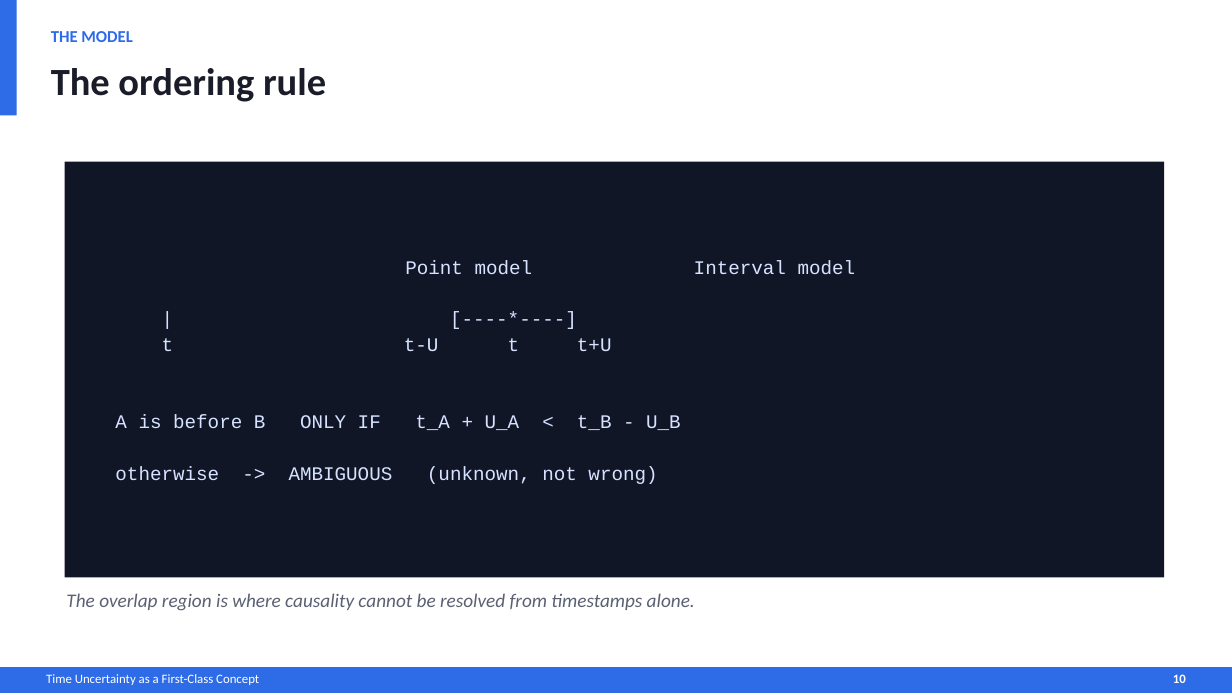
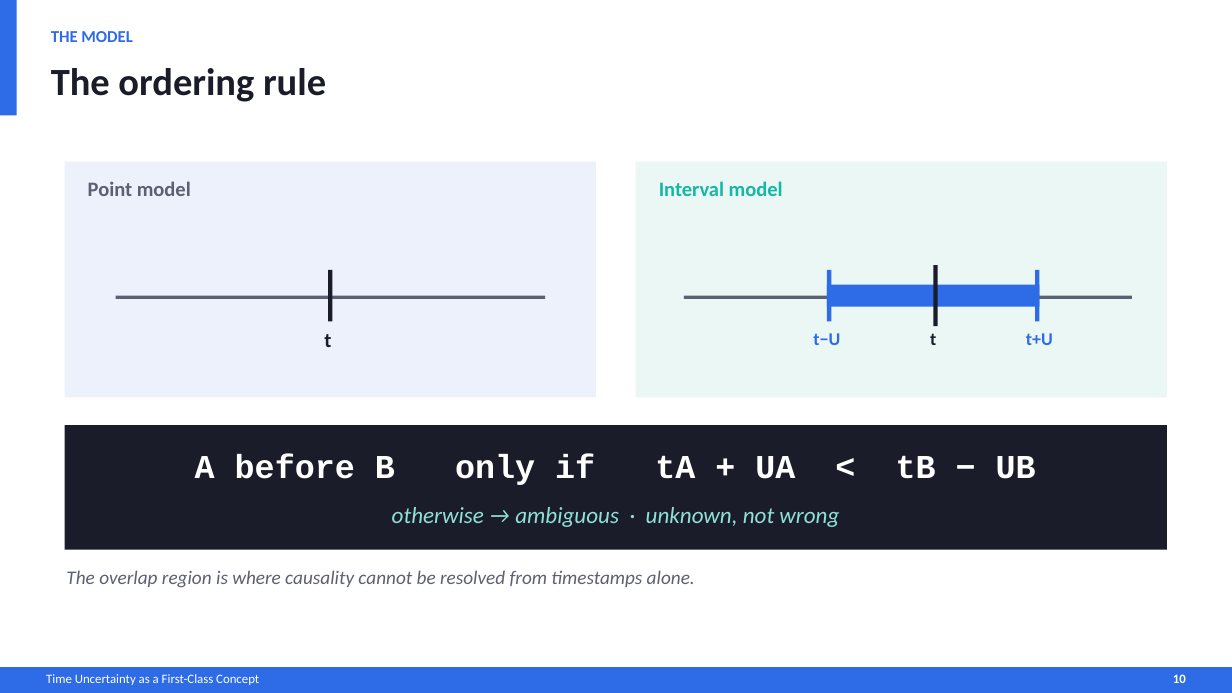
Before and after one commit to MaciekMachni/netdev-0x1a-talk, a slide deck: slide 10 of time-uncertainty-error-bar.pptx. Drawn at 1232x693 pixels with LibreOffice and Linux fonts; fonts in the diff are those of the drawing. Boxes give left, top, right and bottom in pixels: in the first picture for what was removed or moved away, otherwise in the second. Text is boxed around its words. In the diff, an @@ line names an element or a change of style, - is before the commit and + after.

```diff
--- a/time-uncertainty-error-bar.pptx
+++ b/time-uncertainty-error-bar.pptx
@@ rectangle removed at [65, 162, 1165, 578] @@
-Point model Interval model
-| [----*----]
-t t-U t t+U
-A is before B ONLY IF t_A + U_A < t_B - U_B
-otherwise -> AMBIGUOUS (unknown, not wrong)
@@ rectangle added at [65, 162, 596, 397], fill #EDF1FB @@
@@ rectangle added at [636, 162, 1167, 397], fill #EAF7F5 @@
@@ text added at [88, 181, 191, 196], 16 pt, text #5B6172, bold @@
+Point model
@@ text added at [659, 181, 783, 196], 16 pt, text #14B8A6, bold @@
+Interval model
@@ rectangle added at [933, 265, 938, 326], fill #1A1D29 @@
@@ rectangle added at [116, 296, 545, 299], fill #5B6172 @@
@@ rectangle added at [328, 270, 333, 322], fill #1A1D29 @@
@@ rectangle added at [684, 296, 1132, 299], fill #5B6172 @@
@@ rectangle added at [827, 285, 1040, 307], fill #2E6BE6 @@
@@ rectangle added at [827, 270, 832, 322], fill #2E6BE6 @@
@@ rectangle added at [1035, 270, 1040, 322], fill #2E6BE6 @@
@@ text added at [324, 334, 331, 347], 16 pt, text #1A1D29, bold @@
+t
@@ text added at [813, 333, 840, 345], 14 pt, text #2E6BE6, bold @@
+t−U
@@ text added at [930, 333, 936, 345], 14 pt, text #1A1D29, bold @@
+t
@@ text added at [1026, 333, 1053, 345], 14 pt, text #2E6BE6, bold @@
+t+U
@@ rectangle added at [65, 425, 1167, 550], fill #1A1D29 @@
@@ text added at [195, 454, 1036, 485], 26 pt, text #FFFFFF, bold @@
+A before B only if tA + UA < tB − UB
@@ text added at [392, 507, 839, 527], 18 pt, text #8FE0D6, italic @@
+otherwise → ambiguous · unknown, not wrong
@@ text "The overlap region is where ...": place and size @@
-text "The overlap region is where ..." at [66, 593, 695, 611]
+text "The overlap region is where ..." at [66, 570, 695, 588]
```
Also in this commit, not shown: 21 other slides changed, 8 slides added, 2 slides removed, 7 other files.
